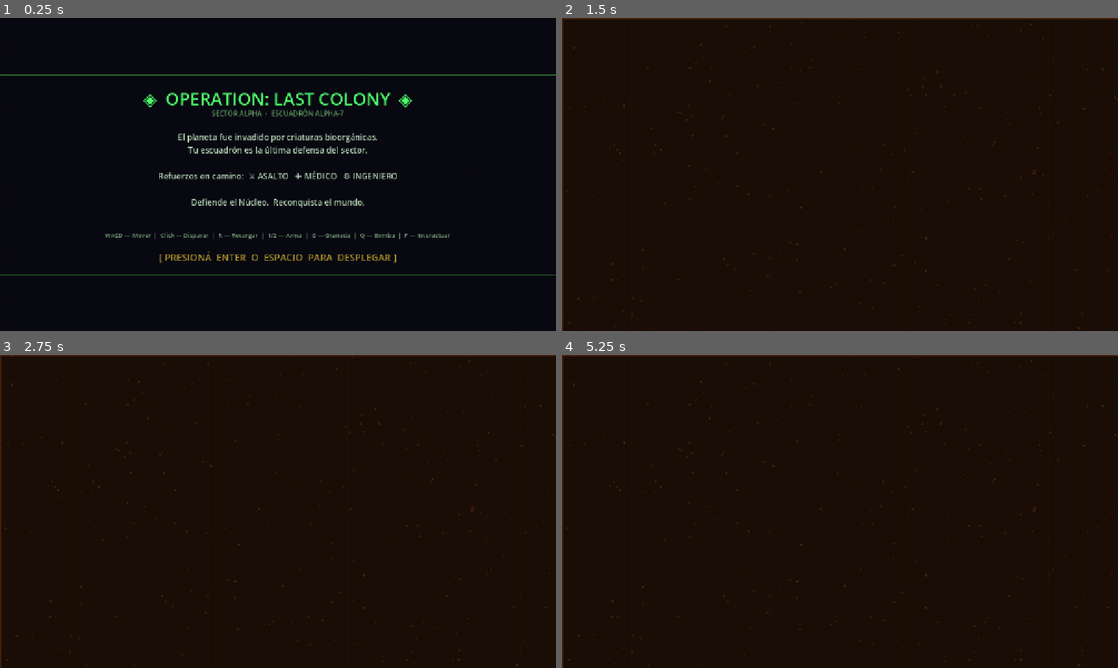
Above: before the commit, frames 1-4 (two rows, left to right).
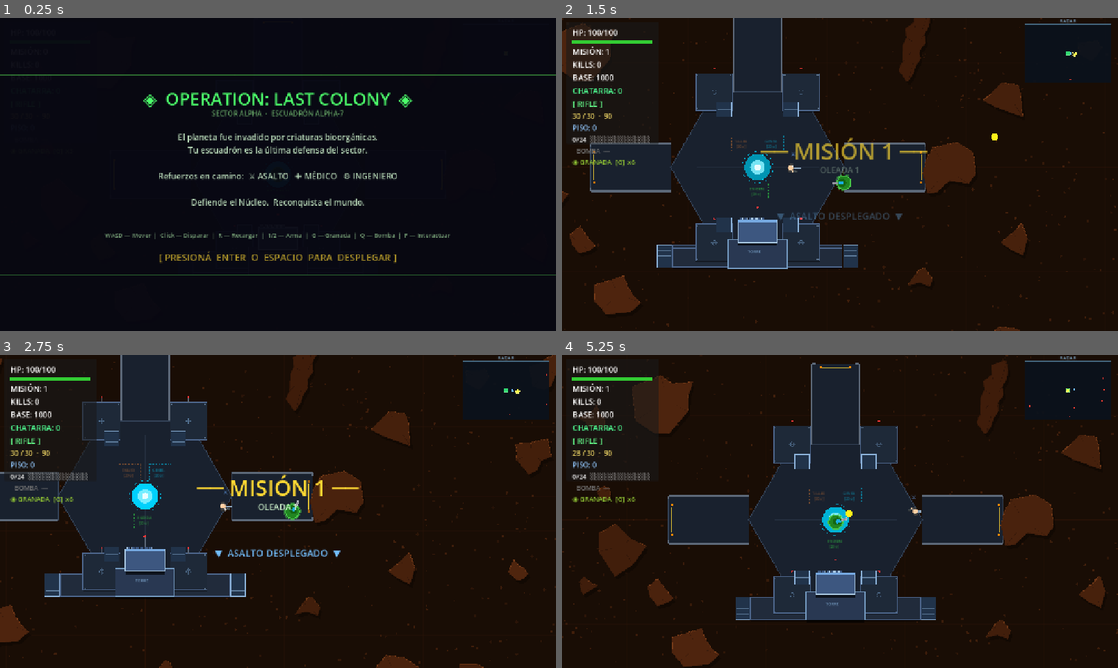
Above: after the commit, the same moments.

Repository: enriquecordero/last-colony
Game: Godot game, scene res://scenes/main.tscn
The game is run twice, just before and just after one commit, with the same random seed, the same clock (stepped at 60 frames per second) and the same inputs. This scene is started directly instead of the project's main scene.
Inputs (mouse positions are in pixels of both pictures, inside the frame that each line leads up to):
- Up to frame 1 (0.25 s): no input
- Up to frame 2 (1.5 s): tap Enter at 0.5, 1.35 s; move the mouse to (962, 158) at 0.52 s; hold Right (ui_right) 0.53-1.28 s; tap R at 0.6 s; click (962, 158) at 0.67 s; tap Space at 0.77 s; move the mouse to (728, 190) at 1.27 s; hold Down (ui_down) from 1.28 s (still down)
- Up to frame 3 (2.75 s): tap Space at 1.52 s; move the mouse to (333, 442) at 2.02 s; release Down (ui_down) at 2.03 s; hold Right (ui_right) from 2.03 s (still down); tap Keypad Enter at 2.1 s
- Up to frame 4 (5.25 s): move the mouse to (812, 574) at 2.77 s; release Right (ui_right) at 2.78 s; hold Up (ui_up) 2.78-3.53 s; tap B at 2.85 s; click (812, 574) at 2.92 s; tap Space at 3.02, 3.77, 4.52 s; move the mouse to (1006, 558) at 3.52 s; hold Left (ui_left) 3.53-5.03 s; tap T at 3.6 s; move the mouse to (673, 464) at 4.27 s; tap N at 4.35 s; move the mouse to (867, 511) at 5.02 s; hold Down (ui_down) from 5.03 s (still down); tap M at 5.1 s; click (867, 511) at 5.17 s

The runs differ from the first frame. In frame 2, 29% of the frame differs, in the area x 0-100%, y 0-100%; in frame 3, 28%; in frame 4, 30%.
Error before the commit: Parse Error: Cannot infer the type of "b" variable because the value doesn't have a set type. (res://scripts/terrain.gd:160)
Error after the commit: Cannot call method 'queue_free' on a null value. (res://scripts/main.gd:409)

Commit message:
Fix terrain.gd: extract rock_center as Vector2 before lerp call
r["center"] is Variant; calling .lerp() on Variant fails type inference.
Pre-cast to Vector2 so b := center.lerp(a, t) resolves correctly.

Co-Authored-By: Claude Sonnet 4.6 <noreply@anthropic.com>

Diff:
--- a/scripts/terrain.gd
+++ b/scripts/terrain.gd
@@ -154,10 +154,11 @@
 				draw_line(a, b, r["hi"], 2.0)
 
 		# Crack details
+		var rock_center: Vector2 = r["center"]
 		for i in n:
 			if i % 3 == 1:
 				var a  := pts[i]
-				var b  := r["center"].lerp(a, 0.45)
+				var b  := rock_center.lerp(a, 0.45)
 				draw_line(a, b, r["crack"], 1.0)
 
 		# Outline
